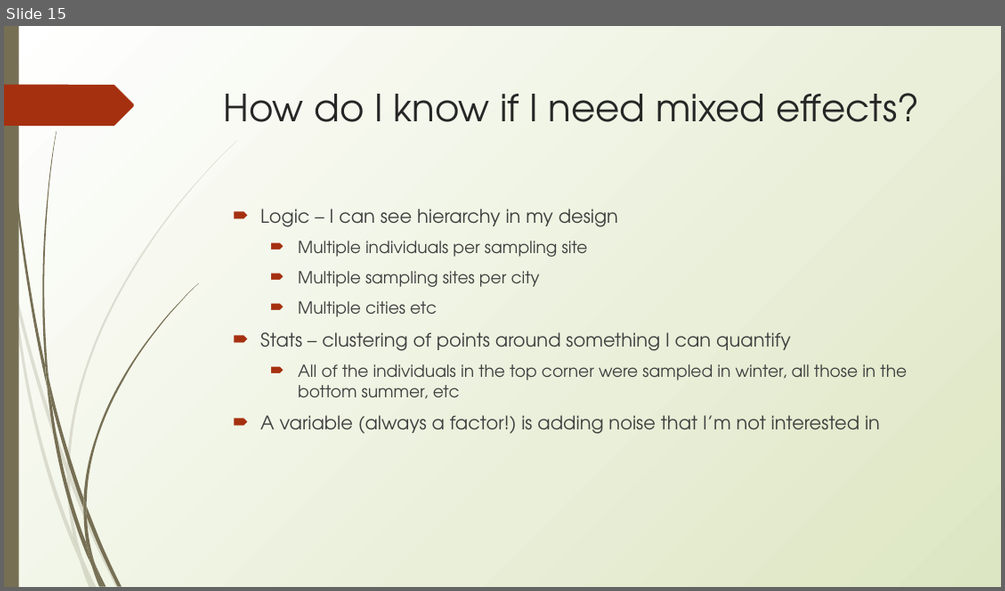
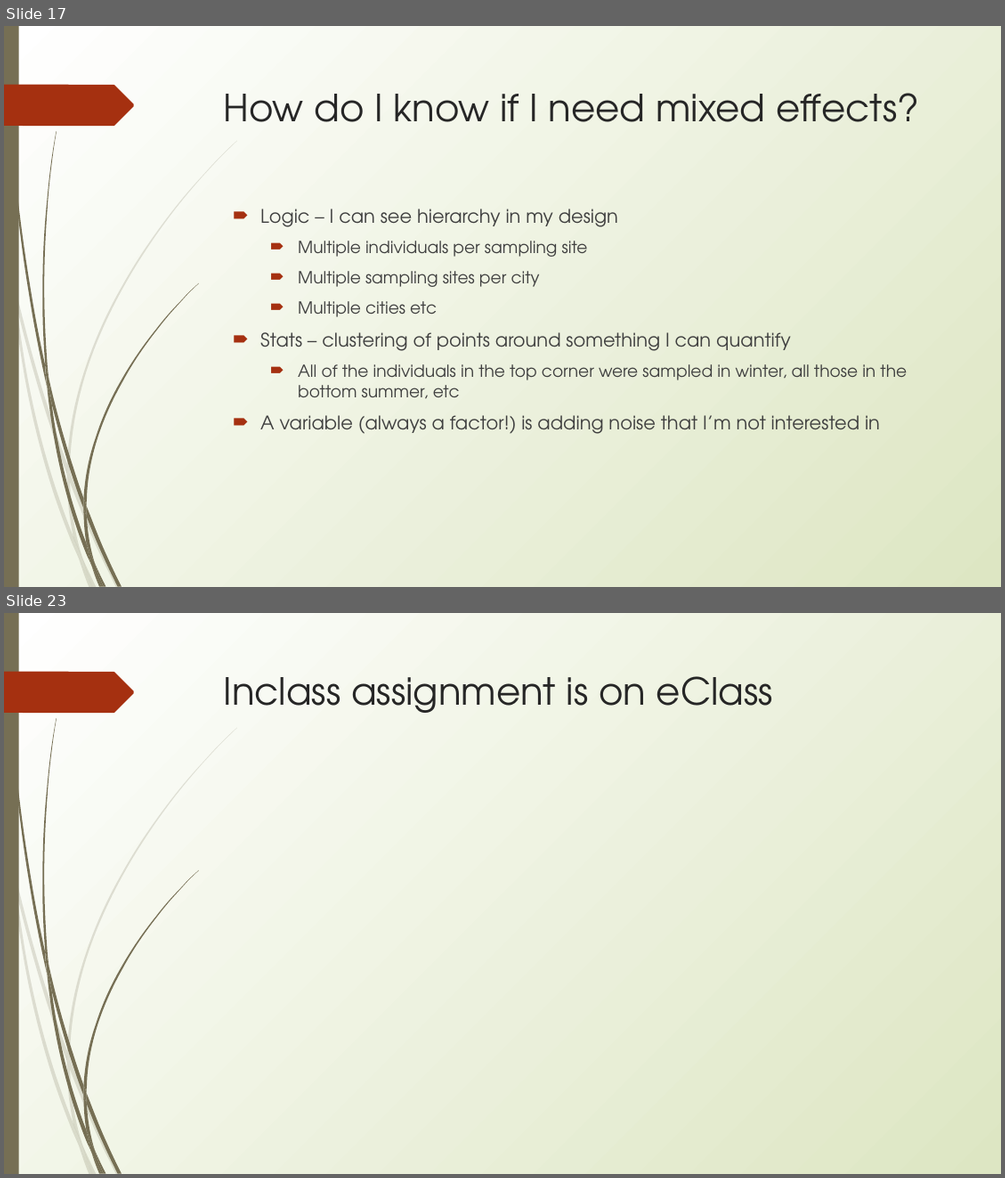
Before and after one commit to erynmcfarlane/GraduateStatsClass, a slide deck: Lecture6.pptx. Shown one above the other, each under a label of ours: slide 15 before the commit, slides 17 and 23 after it; the slides between them are not shown. The pictures are 1005x591 and 1005x1178 pixels, drawn with LibreOffice and Linux fonts; fonts in the diff are those of the drawing. Boxes give left, top, right and bottom in pixels: in the first picture for what was removed or moved away, otherwise in the second. Text is boxed around its words. In the diff, an @@ line names an element or a change of style, - is before the commit and + after.

```diff
--- a/Lecture6.pptx
+++ b/Lecture6.pptx
@@ slide 23 added at (4,613,1001,1174), background gradient #FFFFFF to #DDE6C3; not listed: 24 template elements that a slide beside it also shows @@
@@ title added at (224,676,773,713), 36 pt, text #262626 @@
+Inclass assignment is on eClass
@@ what was slide 15 is now slide 17 @@
```
Also in this commit, not shown: 1 slide changed, 6 other slides added, 1 other file.
